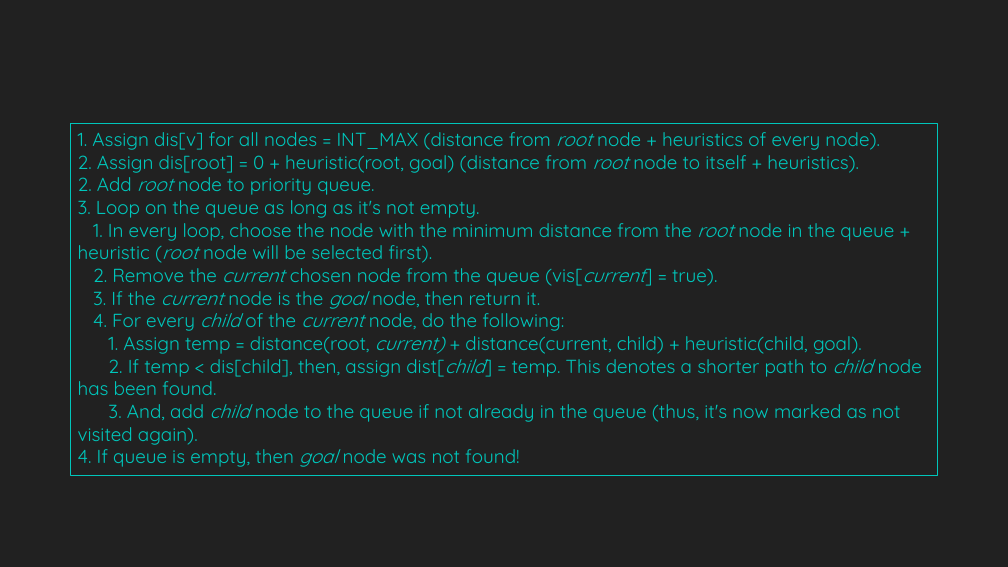
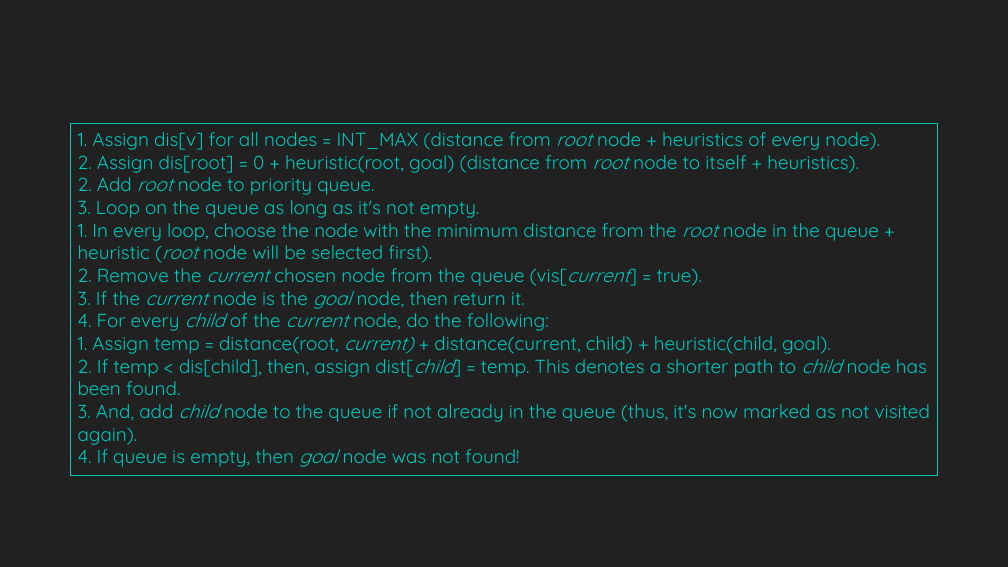
Before and after one commit to jhalak27/Analysis-of-Path-Finding-Algorithms, a slide deck: slide 11 of PathfindingAlgos.pptx (slide 10 before the commit). Drawn at 1008x567 pixels with LibreOffice and Linux fonts; fonts in the diff are those of the drawing. Boxes give left, top, right and bottom in pixels: in the first picture for what was removed or moved away, otherwise in the second. Text is boxed around its words. In the diff, an @@ line names an element or a change of style, - is before the commit and + after.

Commit message:
updated ppt

```diff
--- a/PathfindingAlgos.pptx
+++ b/PathfindingAlgos.pptx
@@ text in rectangle at bbox=[78, 132, 930, 467]: text changed @@
-1. Assign dis[v] for all nodes = INT_MAX (distance from root node + heuristics of every node).
-2. Assign dis[root] = 0 + heuristic(root, goal) (distance from root node to itself + heuristics).
-2. Add root node to priority queue.
-3. Loop on the queue as long as it's not empty.
-1. In every loop, choose the node with the minimum distance from the root node in the queue + heuristic (root node will be selected first).
-2. Remove the current chosen node from the queue (vis[current] = true).
-3. If the current node is the goal node, then return it.
-4. For every child of the current node, do the following:
-1. Assign temp = distance(root, current) + distance(current, child) + heuristic(child, goal).
-2. If temp < dis[child], then, assign dist[child] = temp. This denotes a shorter path to child node has been found.
-3. And, add child node to the queue if not already in the queue (thus, it's now marked as not visited again).
-4. If queue is empty, then goal node was not found!
+1. Assign dis[v] for all nodes = INT_MAX (distance from root node + heuristics of every node).
+2. Assign dis[root] = 0 + heuristic(root, goal) (distance from root node to itself + heuristics).
+2. Add root node to priority queue.
+3. Loop on the queue as long as it's not empty.
+1. In every loop, choose the node with the minimum distance from the root node in the queue + heuristic (root node will be selected first).
+2. Remove the current chosen node from the queue (vis[current] = true).
+3. If the current node is the goal node, then return it.
+4. For every child of the current node, do the following:
+1. Assign temp = distance(root, current) + distance(current, child) + heuristic(child, goal).
+2. If temp < dis[child], then, assign dist[child] = temp. This denotes a shorter path to child node has been found.
+3. And, add child node to the queue if not already in the queue (thus, it's now marked as not visited again).
+4. If queue is empty, then goal node was not found!
```
Also in this commit, not shown: 2 other slides changed.
